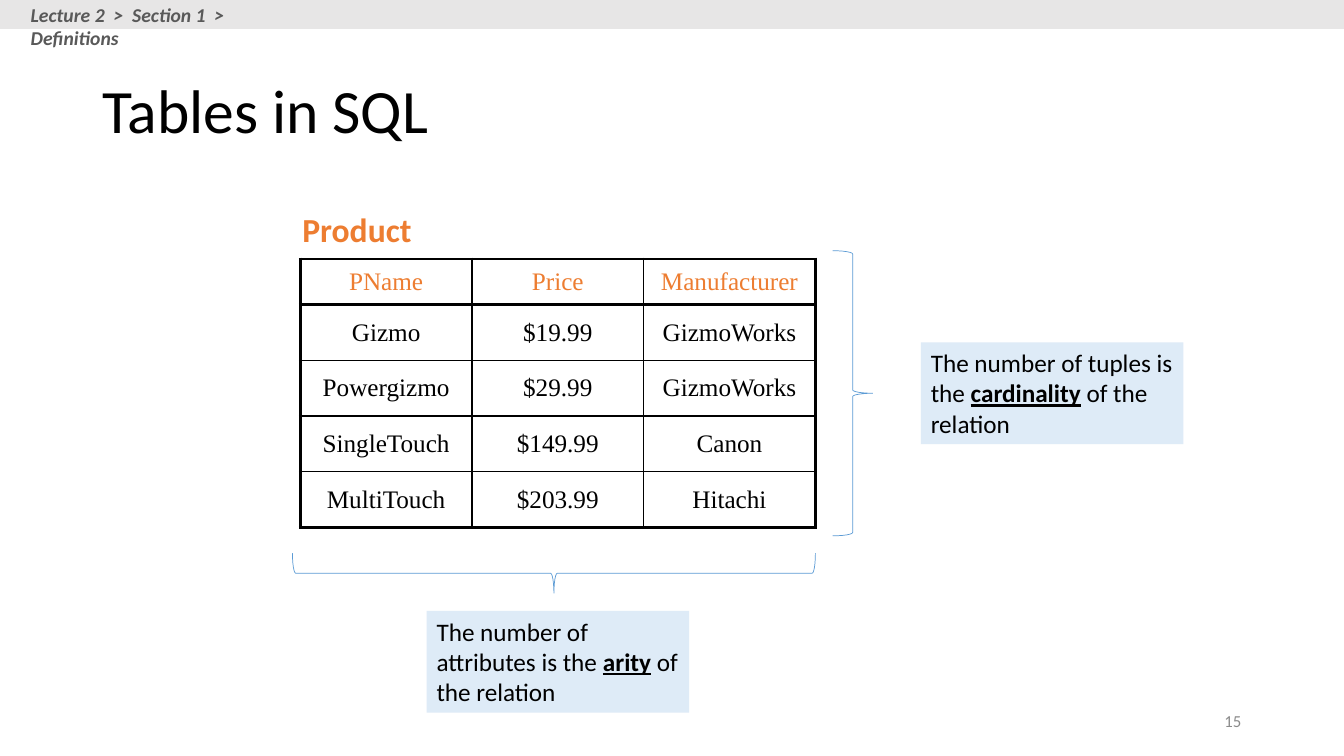
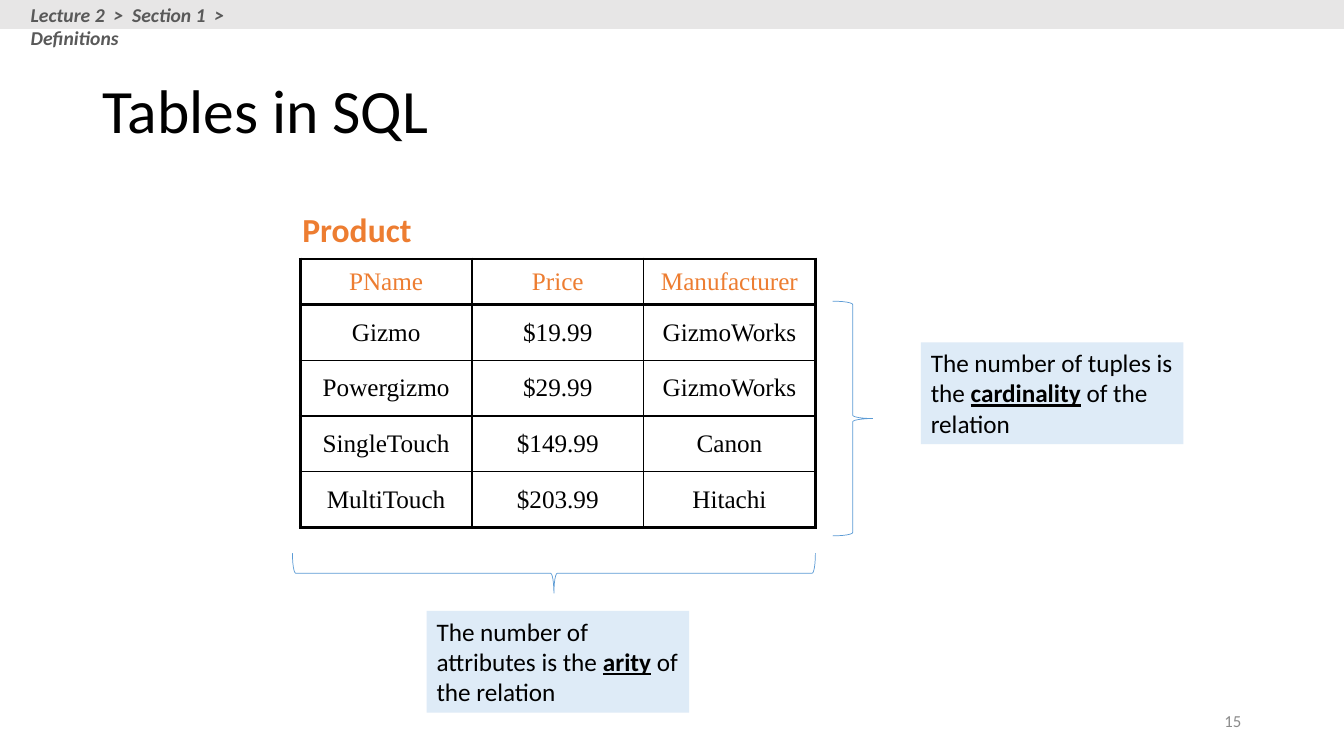
Before and after one commit to yazduni-cs/database-fall2018, a slide deck: slide 15 of lectures/lecture-2-3-4/Lecture_2_SQL.pptx. Drawn at 1344x756 pixels with LibreOffice and Linux fonts; fonts in the diff are those of the drawing. Boxes give left, top, right and bottom in pixels: in the first picture for what was removed or moved away, otherwise in the second. Text is boxed around its words. In the diff, an @@ line names an element or a change of style, - is before the commit and + after.

Commit message:
Updated Lecture 2

```diff
--- a/lectures/lecture-2-3-4/Lecture_2_SQL.pptx
+++ b/lectures/lecture-2-3-4/Lecture_2_SQL.pptx
@@ right brace: place and size @@
-right brace at <box>833,251,873,536</box>
+right brace at <box>833,301,873,536</box>
```
